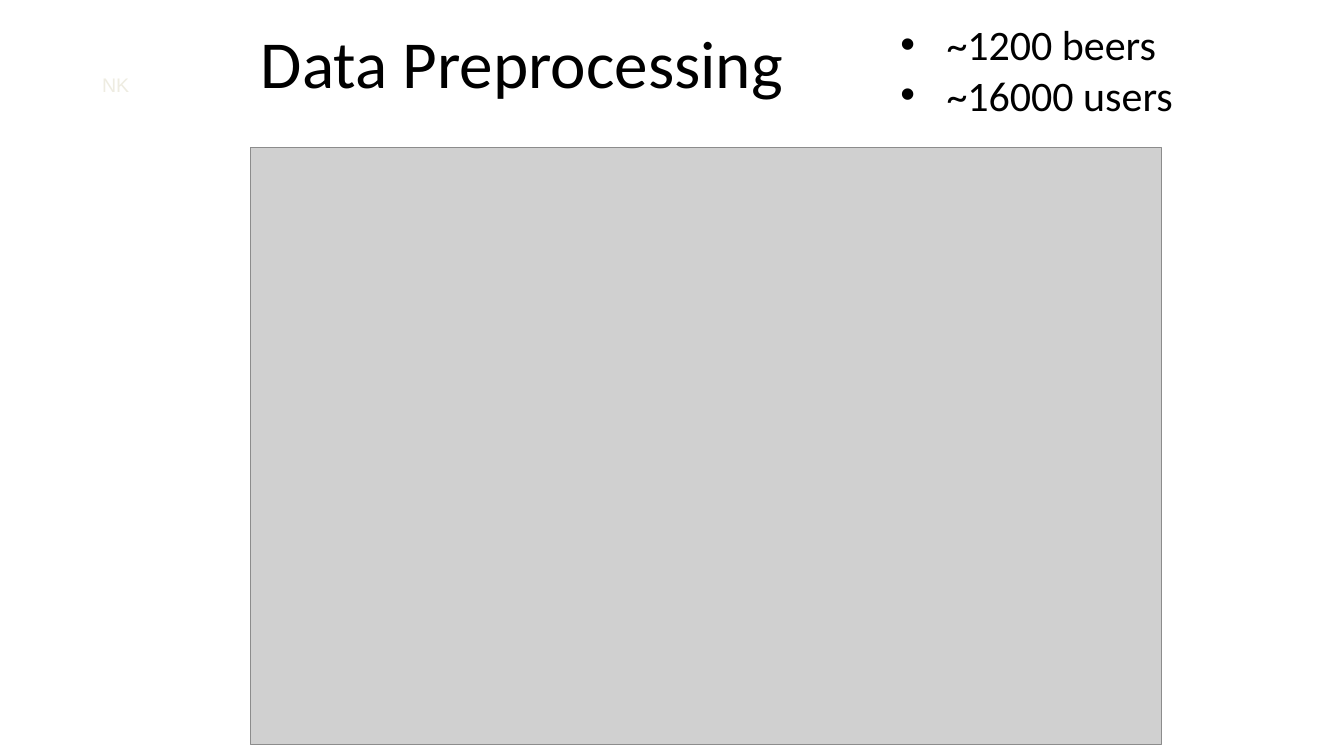
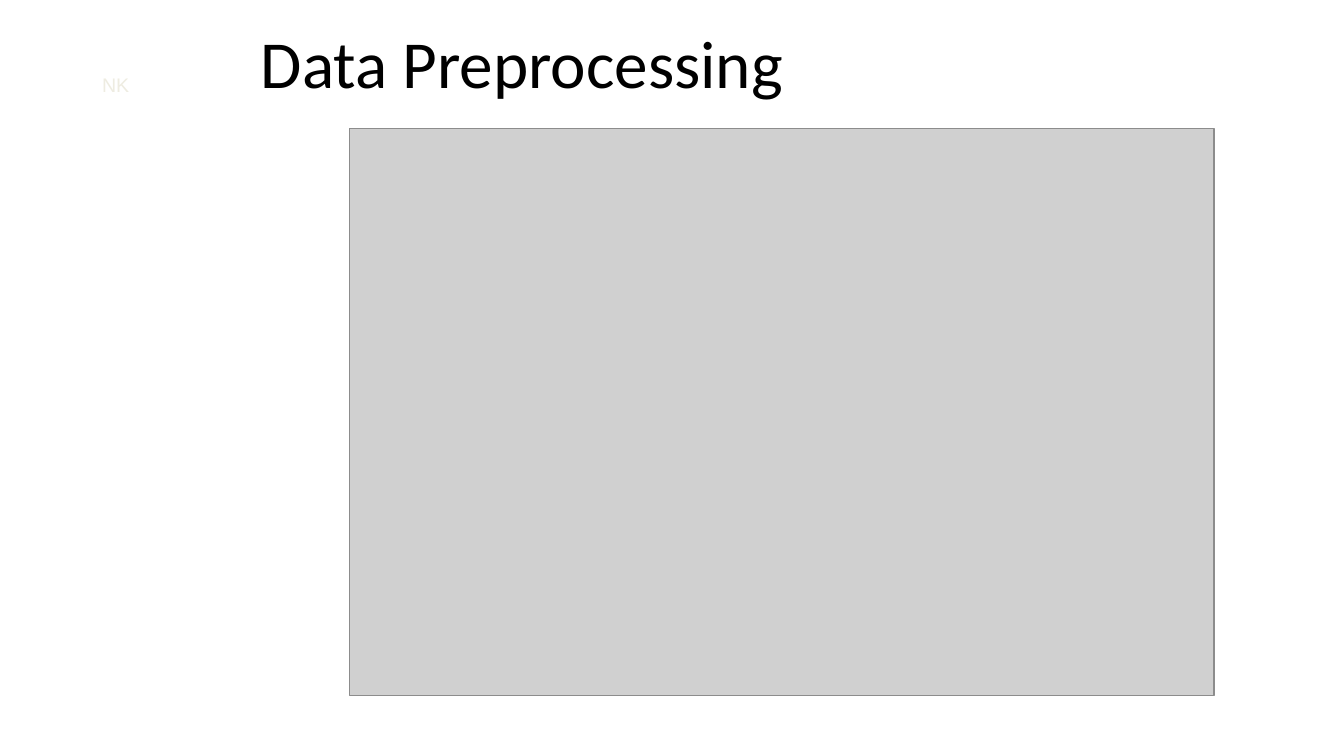
Before and after one commit to nycdatasci/bootcamp007_project, a slide deck: slide 9 of Project5-Capstone/Beerology/Ninkasi Capstone Presentation.pptx. Drawn at 1344x756 pixels with LibreOffice and Linux fonts; fonts in the diff are those of the drawing; grey boxes stand for pictures; background and template pictures are left out. Boxes give left, top, right and bottom in pixels: in the first picture for what was removed or moved away, otherwise in the second. Text is boxed around its words. In the diff, an @@ line names an element or a change of style, - is before the commit and + after.

```diff
--- a/Project5-Capstone/Beerology/Ninkasi Capstone Presentation.pptx
+++ b/Project5-Capstone/Beerology/Ninkasi Capstone Presentation.pptx
@@ text removed at <box>947,31,1173,112</box> @@
-• ~1200 beers
-• ~16000 users
@@ picture: place and size @@
-picture at <box>251,147,1162,745</box>
+picture at <box>350,129,1215,696</box>
```
Also in this commit, not shown: 12 other slides changed, 1 other file.
